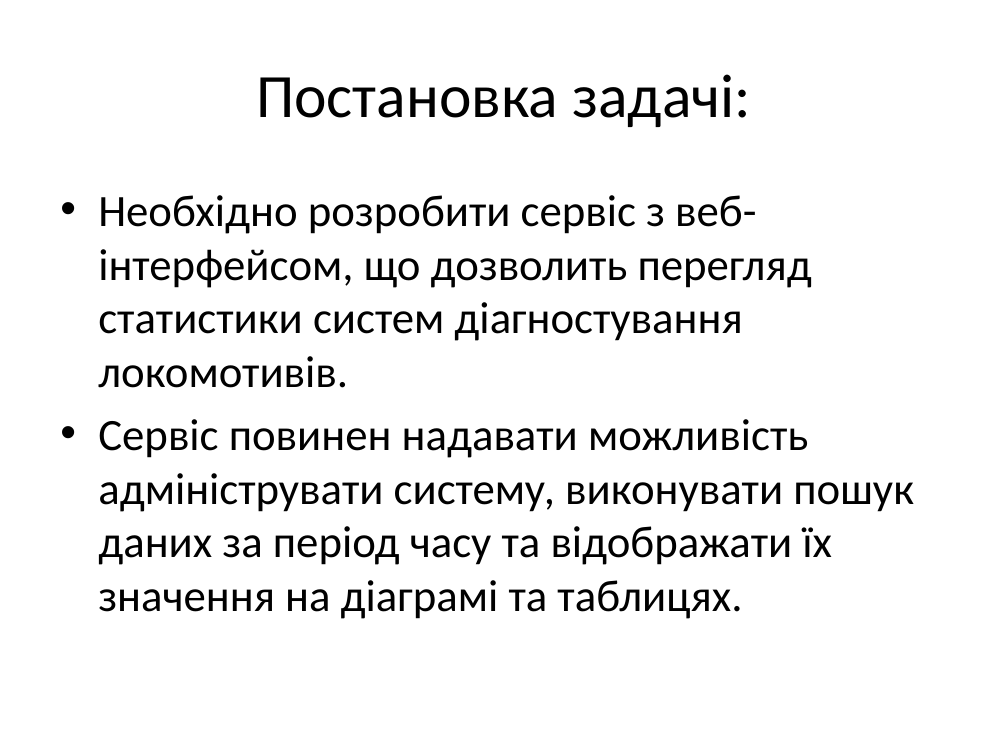
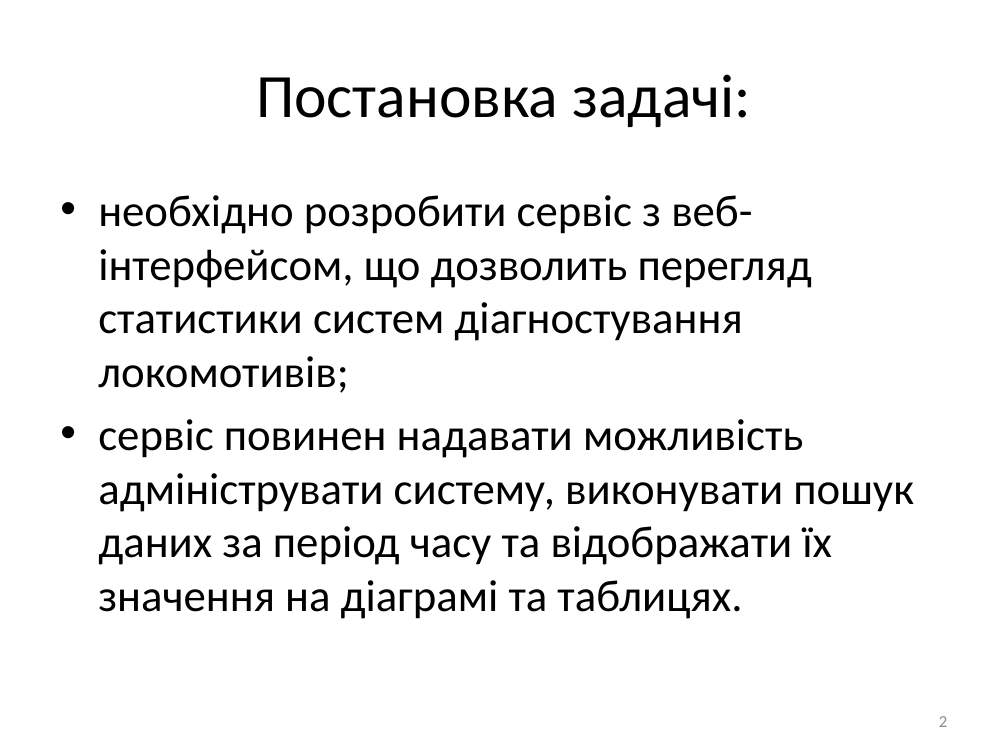
Before and after one commit to 6-pz-train/files, a slide deck: slide 2 of docs/anatoliy/Презентация.pptx. Drawn at 1008x756 pixels with LibreOffice and Linux fonts; fonts in the diff are those of the drawing. Boxes give left, top, right and bottom in pixels: in the first picture for what was removed or moved away, otherwise in the second. Text is boxed around its words. In the diff, an @@ line names an element or a change of style, - is before the commit and + after.

Commit message:
12

```diff
--- a/docs/anatoliy/Презентация.pptx
+++ b/docs/anatoliy/Презентация.pptx
@@ text at <box>98,195,914,619</box>: text changed @@
-• Необхідно розробити сервіс з веб-інтерфейсом, що дозволить перегляд статистики систем діагностування локомотивів.
-• Сервіс повинен надавати можливість адмініструвати систему, виконувати пошук даних за період часу та відображати їх значення на діаграмі та таблицях.
+• необхідно розробити сервіс з веб-інтерфейсом, що дозволить перегляд статистики систем діагностування локомотивів;
+• сервіс повинен надавати можливість адмініструвати систему, виконувати пошук даних за період часу та відображати їх значення на діаграмі та таблицях.
@@ page number added at <box>939,716,947,727</box>, 12 pt, text #8C8C8C @@
+2
```
Also in this commit, not shown: 10 other slides changed, 1 slide added.
